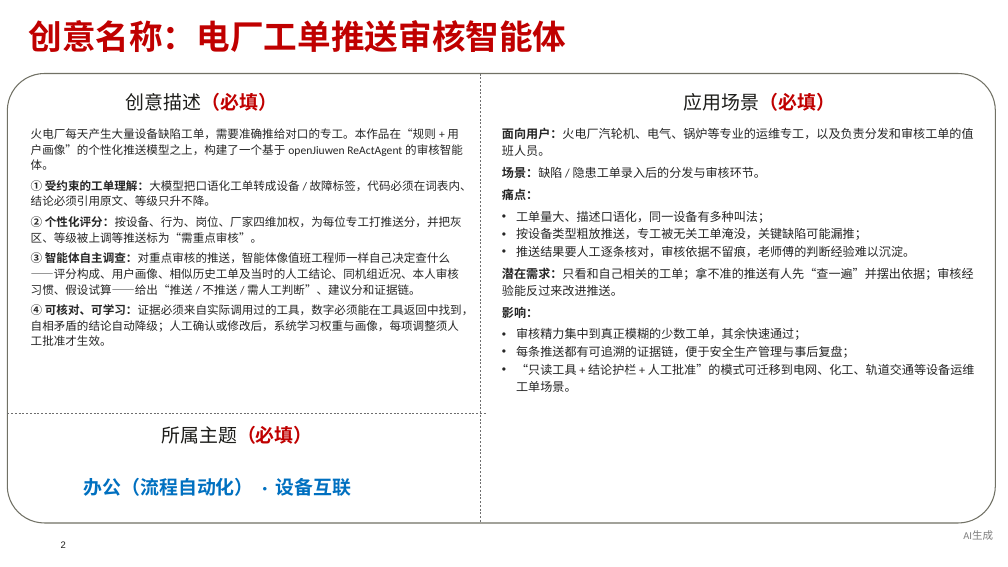
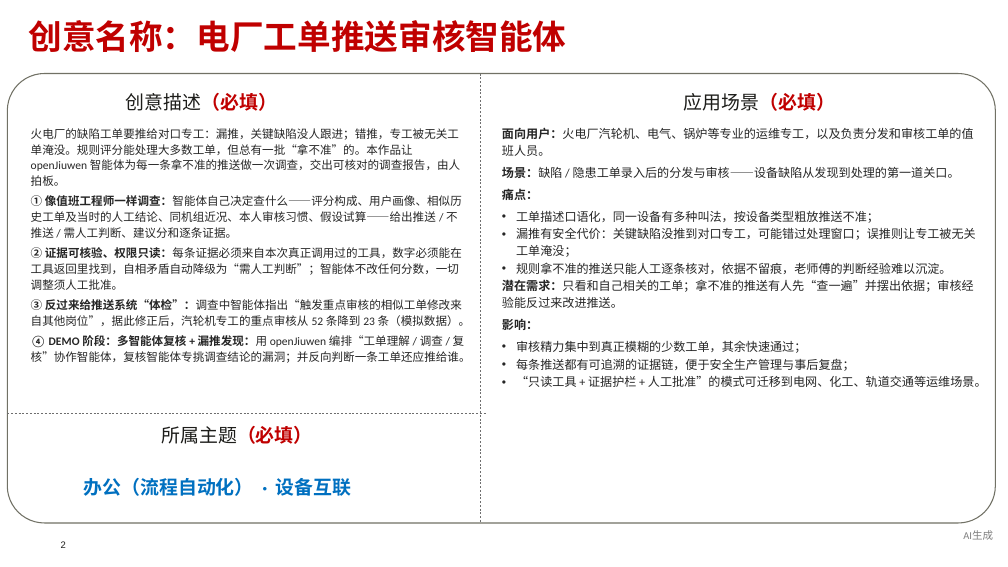
Before and after one commit to Hugo-Tian/powerplant-review-agent, a slide deck: slide 2 of docs/competition/openJiuwen创意PPT_电厂工单推送审核智能体.pptx. Drawn at 1008x567 pixels with LibreOffice and Linux fonts; fonts in the diff are those of the drawing; background and template pictures are left out. Boxes give left, top, right and bottom in pixels: in the first picture for what was removed or moved away, otherwise in the second. Text is boxed around its words. In the diff, an @@ line names an element or a change of style, - is before the commit and + after.

```diff
--- a/docs/competition/openJiuwen创意PPT_电厂工单推送审核智能体.pptx
+++ b/docs/competition/openJiuwen创意PPT_电厂工单推送审核智能体.pptx
@@ text at bbox=[31, 128, 471, 363]: text changed @@
-火电厂每天产生大量设备缺陷工单，需要准确推给对口的专工。本作品在“规则 + 用户画像”的个性化推送模型之上，构建了一个基于 openJiuwen ReActAgent 的审核智能体。
-① 受约束的工单理解：大模型把口语化工单转成设备 / 故障标签，代码必须在词表内、结论必须引用原文、等级只升不降。
-② 个性化评分：按设备、行为、岗位、厂家四维加权，为每位专工打推送分，并把灰区、等级被上调等推送标为“需重点审核”。
-③ 智能体自主调查：对重点审核的推送，智能体像值班工程师一样自己决定查什么——评分构成、用户画像、相似历史工单及当时的人工结论、同机组近况、本人审核习惯、假设试算——给出“推送 / 不推送 / 需人工判断”、建议分和证据链。
-④ 可核对、可学习：证据必须来自实际调用过的工具，数字必须能在工具返回中找到，自相矛盾的结论自动降级；人工确认或修改后，系统学习权重与画像，每项调整须人工批准才生效。
+火电厂的缺陷工单要推给对口专工：漏推，关键缺陷没人跟进；错推，专工被无关工单淹没。规则评分能处理大多数工单，但总有一批“拿不准”的。本作品让 openJiuwen 智能体为每一条拿不准的推送做一次调查，交出可核对的调查报告，由人拍板。
+① 像值班工程师一样调查：智能体自己决定查什么——评分构成、用户画像、相似历史工单及当时的人工结论、同机组近况、本人审核习惯、假设试算——给出推送 / 不推送 / 需人工判断、建议分和逐条证据。
+② 证据可核验、权限只读：每条证据必须来自本次真正调用过的工具，数字必须能在工具返回里找到，自相矛盾自动降级为“需人工判断”；智能体不改任何分数，一切调整须人工批准。
+③ 反过来给推送系统“体检”：调查中智能体指出“触发重点审核的相似工单修改来自其他岗位”，据此修正后，汽轮机专工的重点审核从 52 条降到 23 条（模拟数据）。
+④ DEMO 阶段：多智能体复核 + 漏推发现：用 openJiuwen 编排“工单理解 / 调查 / 复核”协作智能体，复核智能体专挑调查结论的漏洞；并反向判断一条工单还应推给谁。
@@ text at bbox=[502, 167, 960, 178]: text changed @@
-场景：缺陷 / 隐患工单录入后的分发与审核环节。
+场景：缺陷 / 隐患工单录入后的分发与审核——设备缺陷从发现到处理的第一道关口。
@@ text at bbox=[516, 211, 976, 274]: text changed @@
-• 工单量大、描述口语化，同一设备有多种叫法；
-• 按设备类型粗放推送，专工被无关工单淹没，关键缺陷可能漏推；
-• 推送结果要人工逐条核对，审核依据不留痕，老师傅的判断经验难以沉淀。
+• 工单描述口语化，同一设备有多种叫法，按设备类型粗放推送不准；
+• 漏推有安全代价：关键缺陷没推到对口专工，可能错过处理窗口；误推则让专工被无关工单淹没；
+• 规则拿不准的推送只能人工逐条核对，依据不留痕，老师傅的判断经验难以沉淀。
@@ text at bbox=[516, 376, 987, 387]: text changed @@
-• “只读工具 + 结论护栏 + 人工批准”的模式可迁移到电网、化工、轨道交通等设备运维工单场景。
+• “只读工具 + 证据护栏 + 人工批准”的模式可迁移到电网、化工、轨道交通等运维场景。
```
Also in this commit, not shown: 2 other slides changed.
